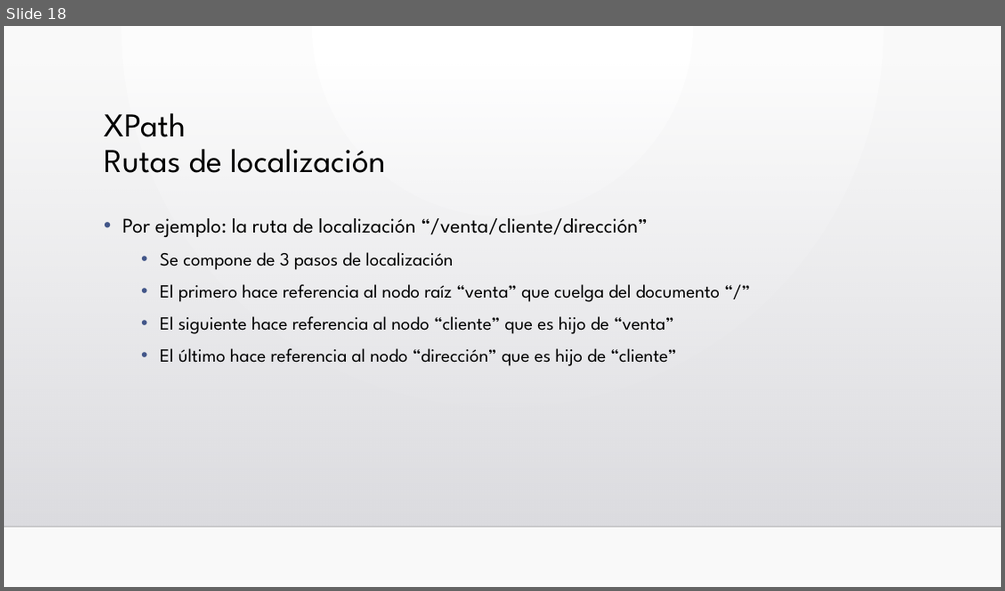
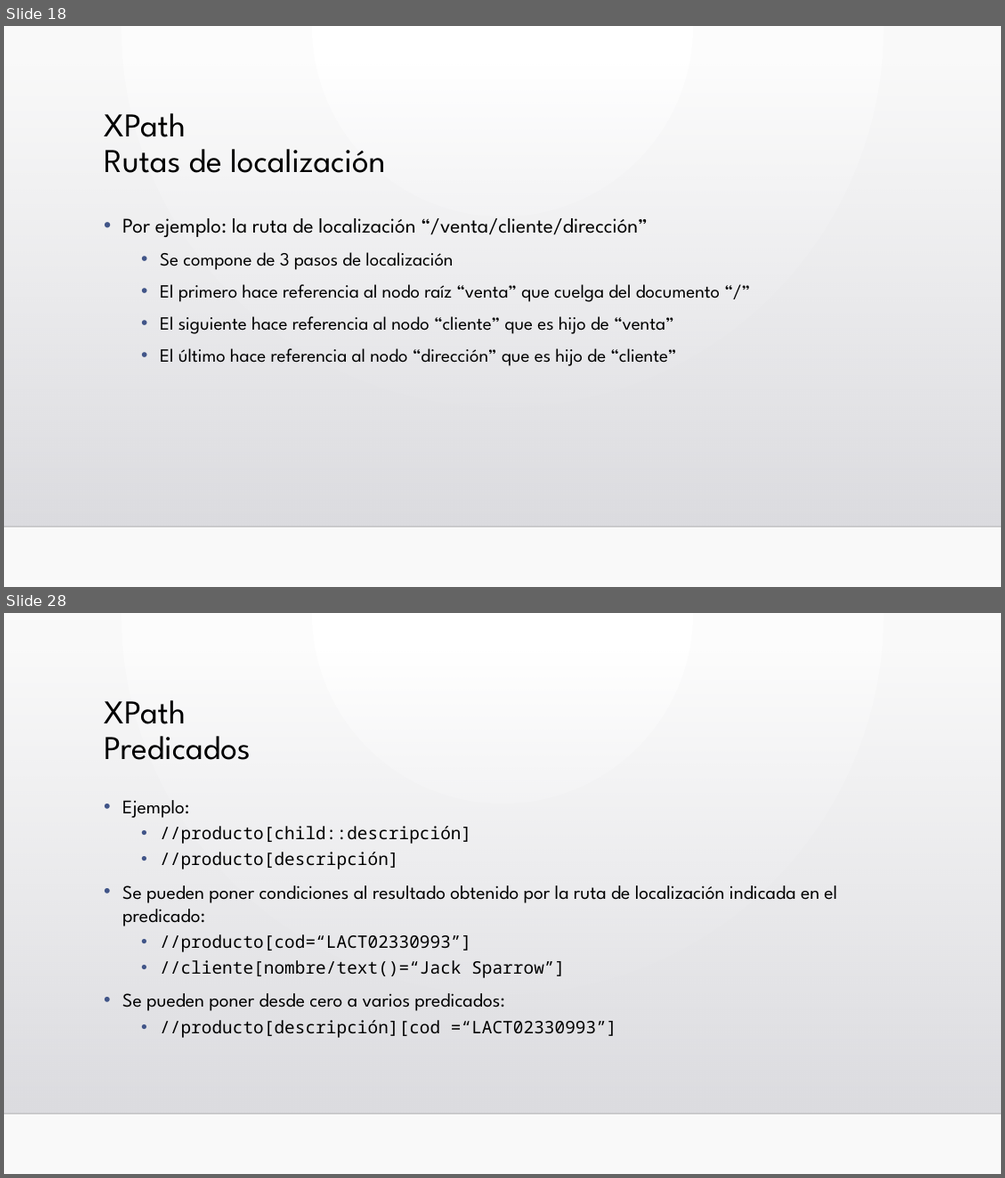
Before and after one commit to llllJokerllll/Lima, a slide deck: Unidad3/UD 03.3 XPath.pptx. Shown one above the other, each under a label of ours: slide 18 before the commit, slides 18 and 28 after it; the slides between them are not shown. The pictures are 1005x591 and 1005x1178 pixels, drawn with LibreOffice and Linux fonts; fonts in the diff are those of the drawing; background and template pictures are left out. Boxes give left, top, right and bottom in pixels: in the first picture for what was removed or moved away, otherwise in the second. Text is boxed around its words. In the diff, an @@ line names an element or a change of style, - is before the commit and + after.

```diff
--- a/Unidad3/UD 03.3 XPath.pptx
+++ b/Unidad3/UD 03.3 XPath.pptx
@@ slide 28 added at [4,613,1001,1174], background gradient #FFFFFF to #FAFAFA; not listed: 2 template elements that a slide beside it also shows @@
@@ title added at [104,700,251,760], 32 pt, text #000000 @@
+XPath
+Predicados
@@ text added at [122,800,837,1038], 16.6 pt, text #000000 @@
+• Ejemplo:
+  • //producto[child::descripción]
+  • //producto[descripción]
+• Se pueden poner condiciones al resultado obtenido por la ruta de localización indicada en el predicado:
+  • //producto[cod=“LACT02330993”]
+  • //cliente[nombre/text()=“Jack Sparrow”]
+• Se pueden poner desde cero a varios predicados:
+  • //producto[descripción][cod =“LACT02330993”]
```
Also in this commit, not shown: 23 other slides added, 1 slide removed, 3 other files.
